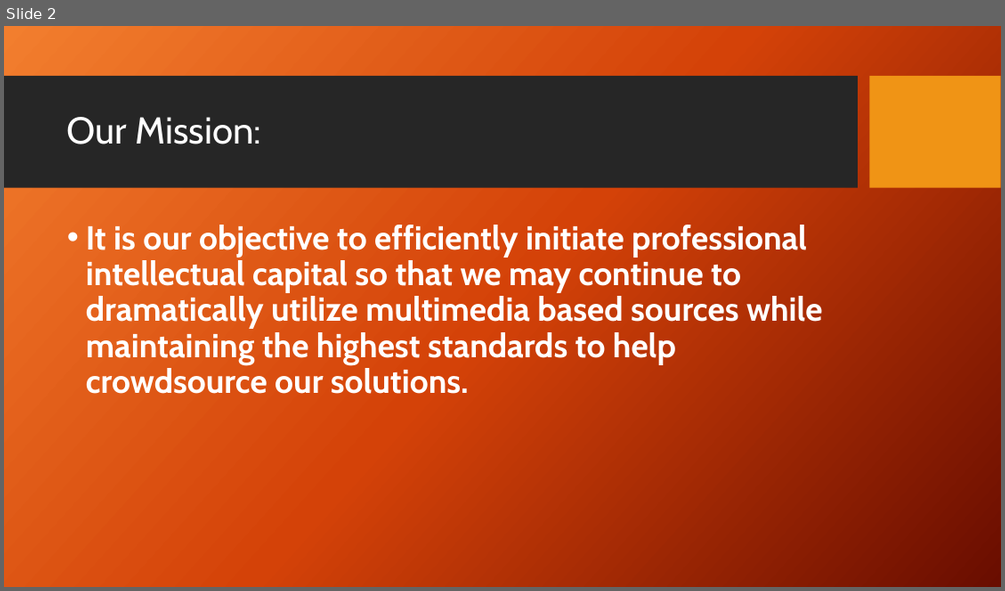
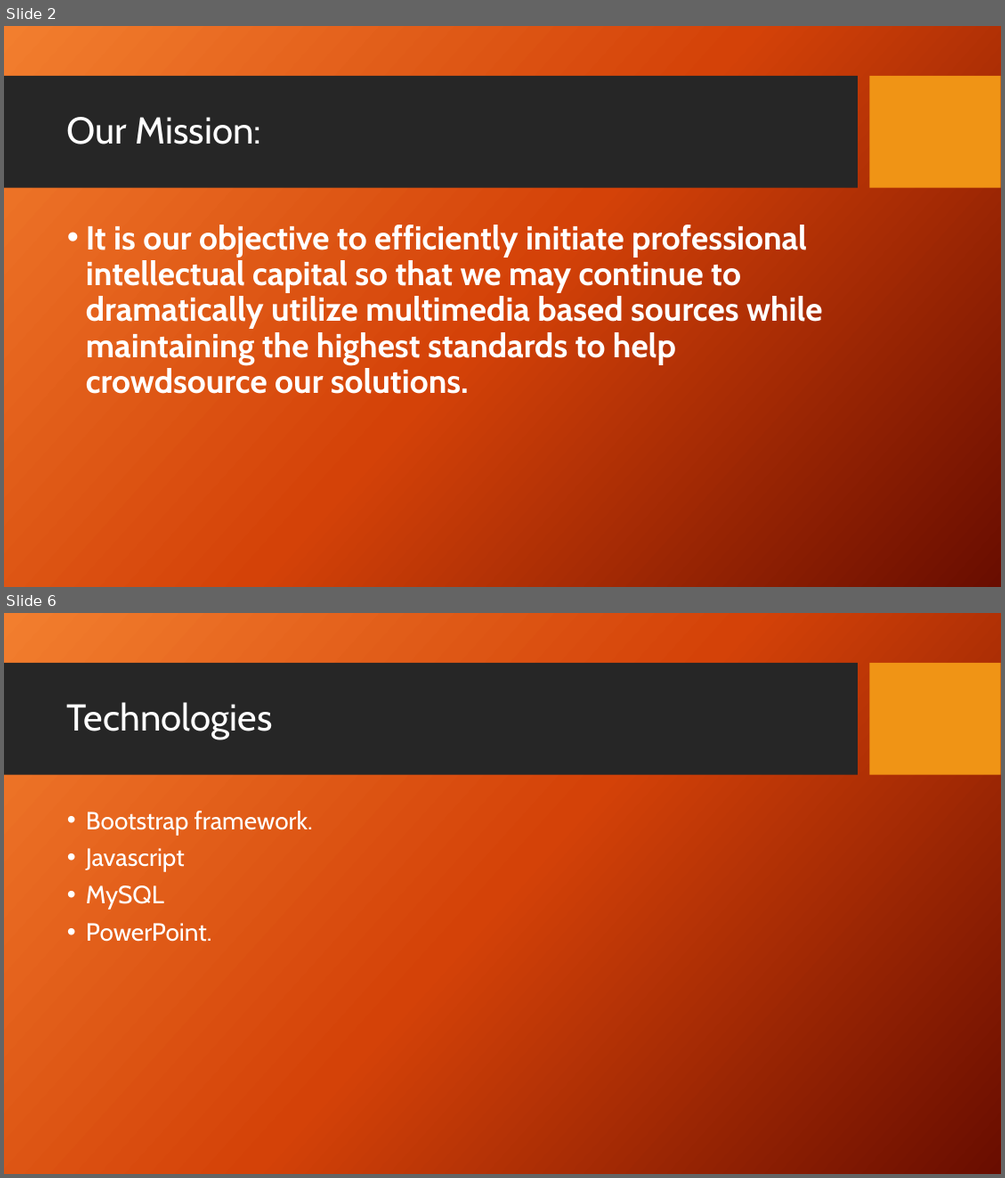
Before and after one commit to Tampa2016/team-4, a slide deck: Team4Helping.pptx. Shown one above the other, each under a label of ours: slide 2 before the commit, slides 2 and 6 after it; the slides between them are not shown. The pictures are 1005x591 and 1005x1178 pixels, drawn with LibreOffice and Linux fonts; fonts in the diff are those of the drawing; background and template pictures are left out. Boxes give left, top, right and bottom in pixels: in the first picture for what was removed or moved away, otherwise in the second. Text is boxed around its words. In the diff, an @@ line names an element or a change of style, - is before the commit and + after.

```diff
--- a/Team4Helping.pptx
+++ b/Team4Helping.pptx
@@ slide 6 added at (4,613,1001,1174), background picture (left out); not listed: 2 template elements that a slide beside it also shows @@
@@ title added at (67,702,272,739), 36 pt, text #FFFFFF @@
+Technologies
@@ text added at (86,811,313,941), 24 pt, text #FFFFFF @@
+• Bootstrap framework.
+• Javascript
+• MySQL
+• PowerPoint.
```
Also in this commit, not shown: 3 slides changed, 1 other slide added, 1 slide removed.
